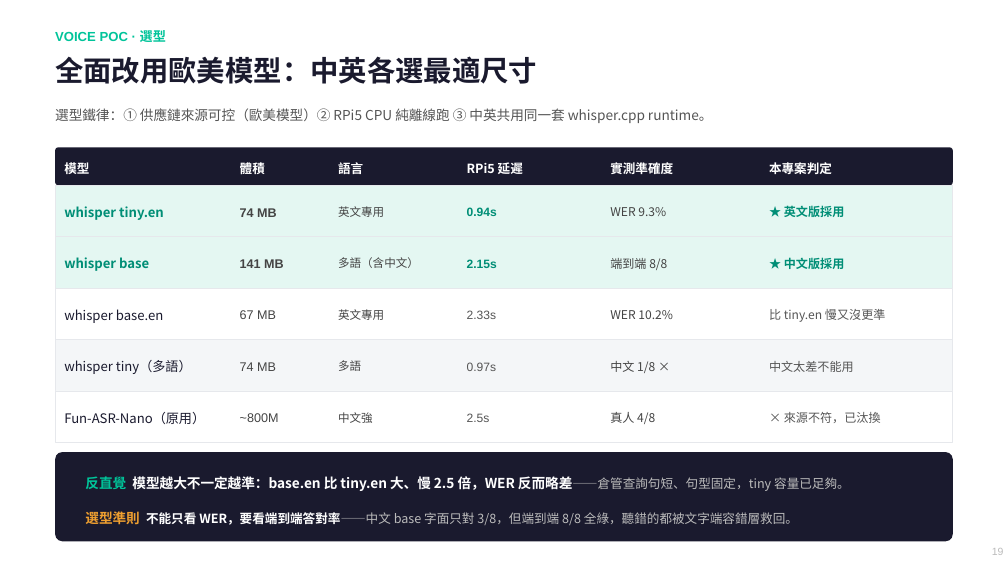
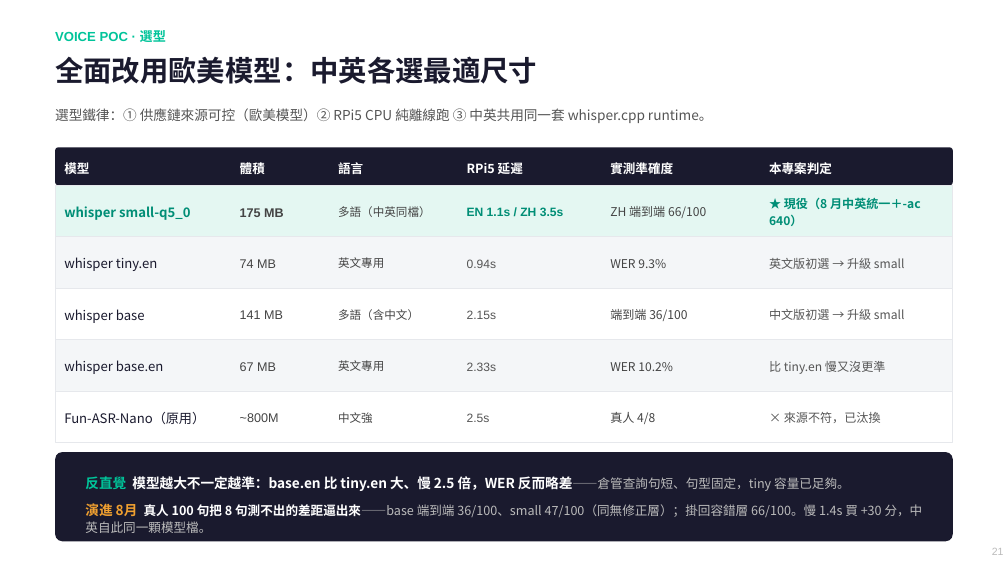
Before and after one commit to chunyen627-afk/warehouse-v2-agent, a slide deck: slide 21 of 倉管Agent_專案簡報.pptx (slide 19 before the commit). Drawn at 1008x567 pixels with LibreOffice and Linux fonts; fonts in the diff are those of the drawing. Boxes give left, top, right and bottom in pixels: in the first picture for what was removed or moved away, otherwise in the second. Text is boxed around its words. In the diff, an @@ line names an element or a change of style, - is before the commit and + after.

```diff
--- a/倉管Agent_專案簡報.pptx
+++ b/倉管Agent_專案簡報.pptx
@@ text at [64, 206, 190, 220]: text changed @@
-whisper tiny.en
+whisper small-q5_0
@@ text at [240, 208, 284, 217]: text changed @@
-74 MB
+175 MB
@@ text added at [338, 206, 431, 217], 11 pt, text #444444 @@
+多語（中英同檔）
@@ text added at [467, 207, 564, 216], 11.5 pt, text #008E76, bold @@
+EN 1.1s / ZH 3.5s
@@ text added at [610, 206, 706, 218], 11.5 pt, text #444444 @@
+ZH 端到端 66/100
@@ text at [769, 197, 921, 226]: text changed @@
-★ 英文版採用
+★ 現役（8 月中英統一＋-ac 640）
@@ rectangle at [55, 237, 953, 288]: fill #E4F7F2 to #F4F6F8 @@
@@ text at [64, 257, 158, 271]: text changed; text colour #008E76 to #1A1A2E; bold off @@
-whisper base
+whisper tiny.en
@@ text at [240, 259, 276, 268]: text changed; bold off @@
-141 MB
+74 MB
@@ text "0.94s" at [467, 259, 497, 268]: text colour #008E76 to #555555, bold off @@
@@ text removed at [467, 259, 497, 268] @@
-2.15s
@@ text at [769, 258, 905, 269]: text changed; text colour #008E76 to #555555; bold off @@
-★ 中文版採用
+英文版初選 → 升級 small
@@ 7 texts: place and size @@
-7 texts at [338, 206, 885, 322]
+7 texts at [338, 257, 885, 374]
@@ text at [64, 309, 145, 323]: text changed @@
-whisper base.en
+whisper base
@@ text at [240, 310, 283, 319]: text changed @@
-67 MB
+141 MB
@@ text at [467, 310, 497, 319]: text changed @@
-2.33s
+2.15s
@@ text at [610, 309, 687, 321]: text changed @@
-端到端 8/8
+端到端 36/100
@@ text added at [769, 309, 905, 320], 11.5 pt, text #555555 @@
+中文版初選 → 升級 small
@@ text at [64, 360, 163, 374]: text changed @@
-whisper tiny（多語）
+whisper base.en
@@ text at [240, 362, 276, 371]: text changed @@
-74 MB
+67 MB
@@ text removed at [338, 360, 361, 371] @@
-多語
@@ text at [467, 362, 497, 371]: text changed @@
-0.97s
+2.33s
@@ text removed at [610, 361, 655, 373] @@
-中文 1/8 ×
@@ text removed at [769, 361, 854, 372] @@
-中文太差不能用
@@ text at [85, 501, 923, 533]: text changed @@
-選型準則 不能只看 WER，要看端到端答對率——中文 base 字面只對 3/8，但端到端 8/8 全綠，聽錯的都被文字端容錯層救回。
+演進 8月 真人 100 句把 8 句測不出的差距逼出來——base 端到端 36/100、small 47/100（同無修正層）；掛回容錯層 66/100。慢 1.4s 買 +30 分，中英自此同一顆模型檔。
@@ text at [992, 548, 1004, 555]: text changed @@
-19
+21
```
Also in this commit, not shown: 15 other slides changed, 2 slides added, 1 other file.
